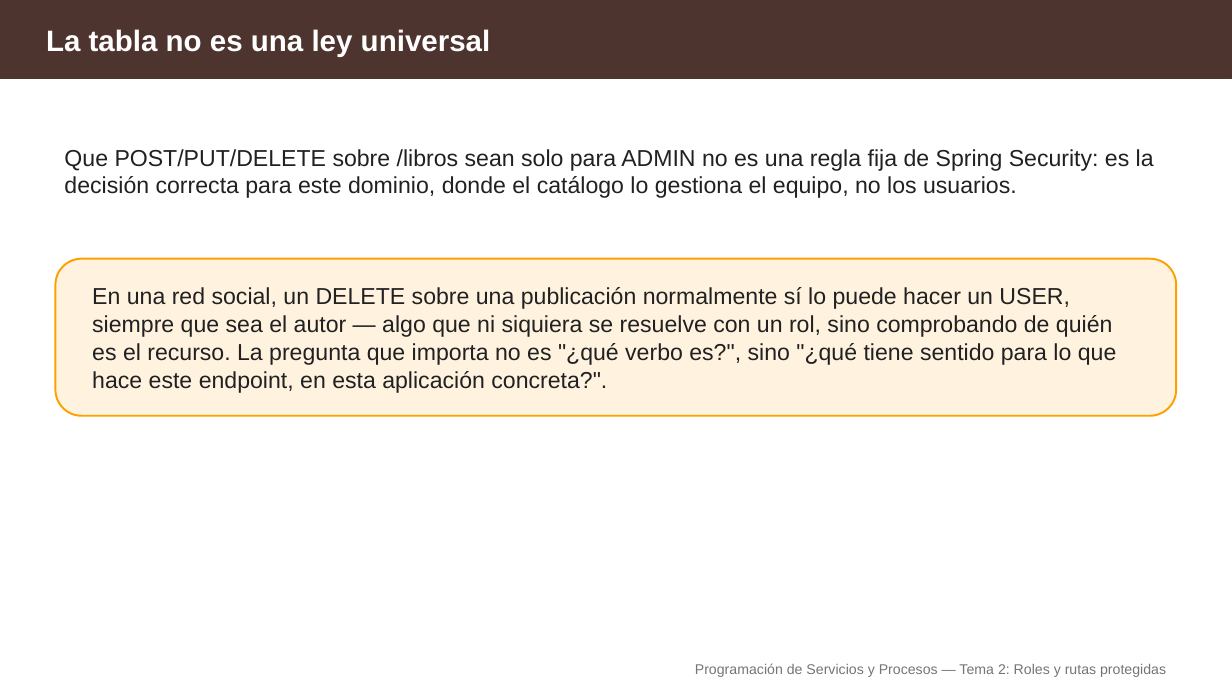
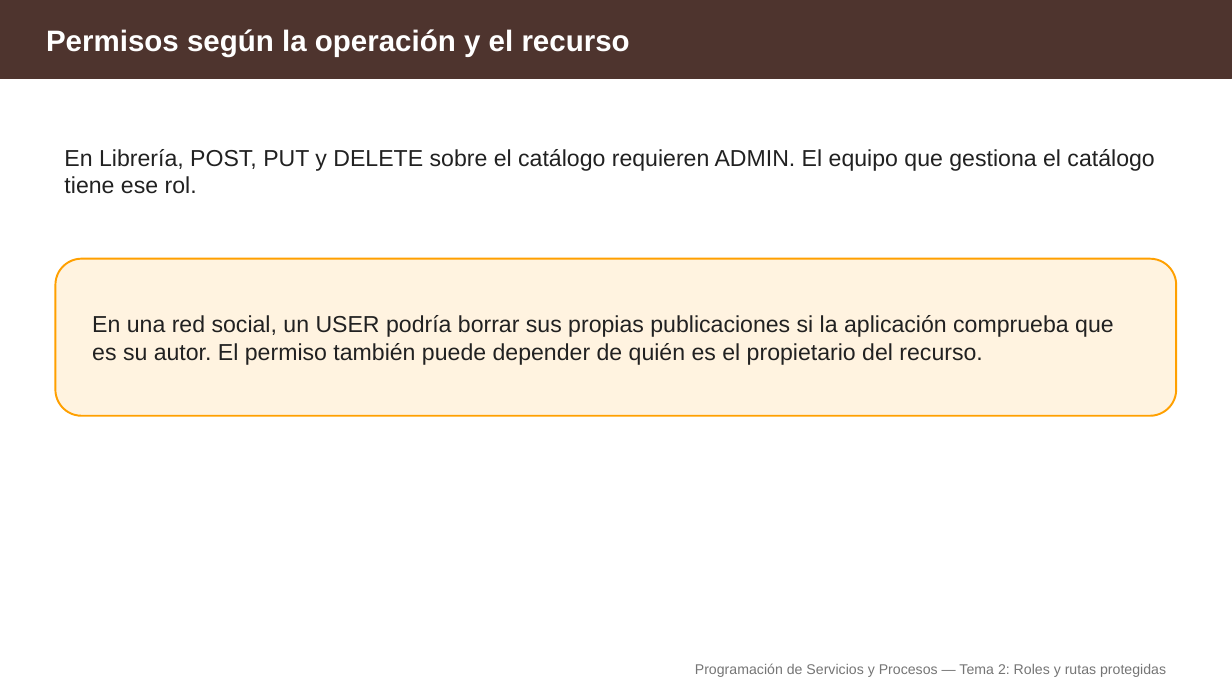
Before and after one commit to aitorventura/programacion-servicios-procesos, a slide deck: slide 7 of docs/tema2/diapositivas/roles-y-rutas-protegidas.pptx. Drawn at 1232x693 pixels with LibreOffice and Linux fonts; fonts in the diff are those of the drawing. Boxes give left, top, right and bottom in pixels: in the first picture for what was removed or moved away, otherwise in the second. Text is boxed around its words. In the diff, an @@ line names an element or a change of style, - is before the commit and + after.

```diff
--- a/docs/tema2/diapositivas/roles-y-rutas-protegidas.pptx
+++ b/docs/tema2/diapositivas/roles-y-rutas-protegidas.pptx
@@ text at (46, 29, 630, 56): text changed @@
-La tabla no es una ley universal
+Permisos según la operación y el recurso
@@ text at (64, 149, 1154, 194): text changed @@
-Que POST/PUT/DELETE sobre /libros sean solo para ADMIN no es una regla fija de Spring Security: es la decisión correcta para este dominio, donde el catálogo lo gestiona el equipo, no los usuarios.
+En Librería, POST, PUT y DELETE sobre el catálogo requieren ADMIN. El equipo que gestiona el catálogo tiene ese rol.
@@ text at (92, 315, 1114, 365): text changed @@
-En una red social, un DELETE sobre una publicación normalmente sí lo puede hacer un USER, siempre que sea el autor — algo que ni siquiera se resuelve con un rol, sino comprobando de quién es el recurso. La pregunta que importa no es "¿qué verbo es?", sino "¿qué tiene sentido para lo que hace este endpoint, en esta aplicación concreta?".
+En una red social, un USER podría borrar sus propias publicaciones si la aplicación comprueba que es su autor. El permiso también puede depender de quién es el propietario del recurso.
```
Also in this commit, not shown: 17 other slides changed, 3 slides removed, 4 other files.
